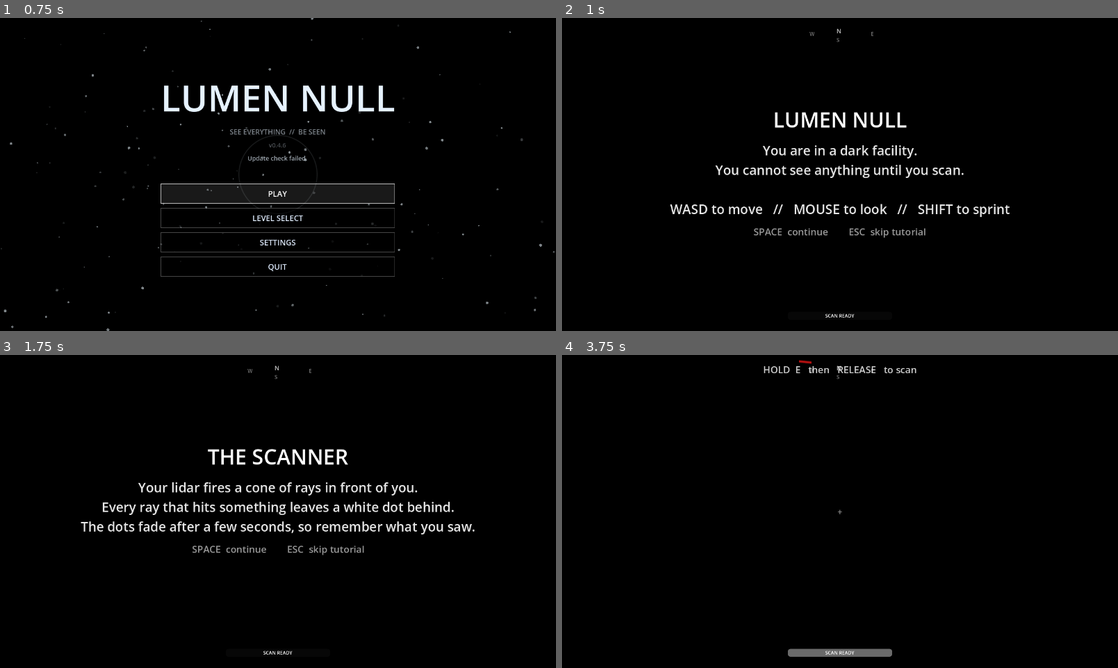
Above: before the commit, frames 1-4 (two rows, left to right).
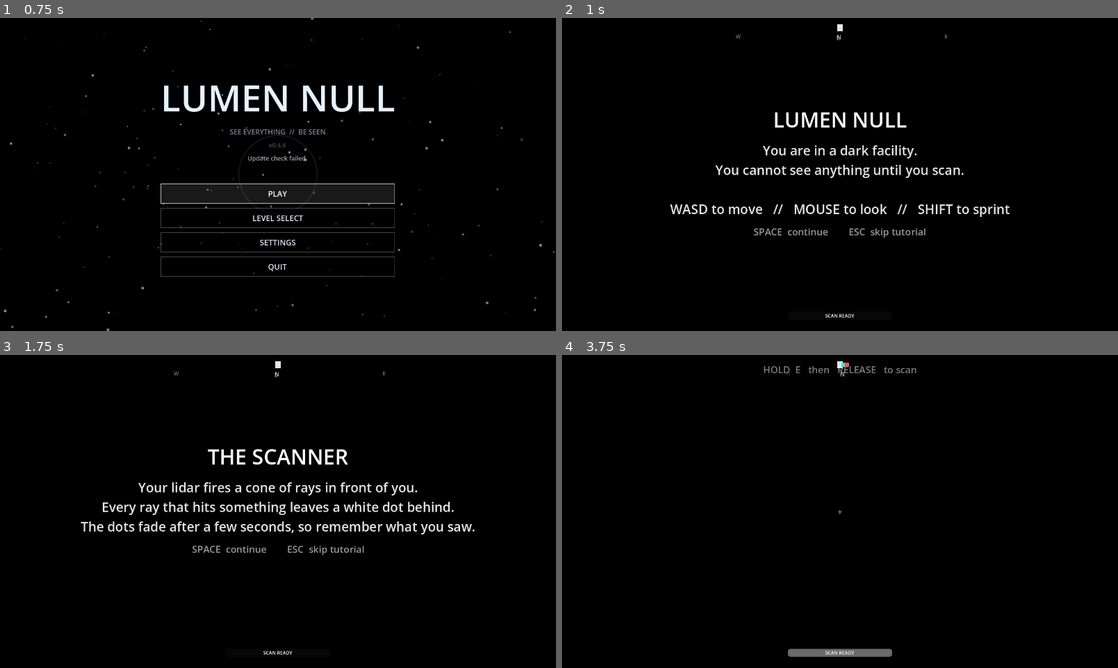
Above: after the commit, the same moments.

Repository: eliasz-git/lumen-null
Game: Godot game, scene res://scenes/title_screen.tscn
The game is run twice, just before and just after one commit, with the same random seed, the same clock (stepped at 60 frames per second) and the same inputs. Sound files missing from this copy of the repository are replaced by a short silence.
Inputs (mouse positions are in pixels of both pictures, inside the frame that each line leads up to):
- Up to frame 1 (0.75 s): click "PLAY" at 0.5 s
- Up to frame 2 (1 s): no input
- Up to frame 3 (1.75 s): tap Enter at 1.25 s; move the mouse to (305, 511) at 1.27 s; hold W (move_forward) from 1.28 s (still down); tap E (scan) at 1.35 s; tap Space (jump) at 1.52 s
- Up to frame 4 (3.75 s): keep holding W (move_forward); tap Space (jump) at 2, 2.27, 3.5 s; move the mouse to (812, 511) at 2.02 s; tap Shift (sprint) at 2.1 s; tap Enter at 2.75 s; move the mouse to (851, 505) at 2.77 s; tap R at 2.85 s; move the mouse to (834, 517) at 3.52 s; tap M at 3.6 s

Frame 1 is identical in both runs. In frame 2, less than 0.1% of the frame differs, in the area x 31-70%, y 2-8%; in frame 3, less than 0.1%; in frame 4, 0.3%, in the area x 36-64%, y 1-8%.

Commit message:
feat: Skyrim-style compass with POI icons, hunter registry in game state

Diff:
--- a/scenes/hud.tscn
+++ b/scenes/hud.tscn
@@ -213,33 +213,34 @@
 layout_mode = 0
 anchor_left = 0.5
 anchor_top = 0.0
-offset_left = -80.0
-offset_top = 16.0
-custom_minimum_size = Vector2(160, 40)
-
-[node name="CompassRing" type="TextureRect" parent="Control/Compass"]
-layout_mode = 3
-anchors_preset = 15
-expand_mode = 2
-stretch_mode = 2
-custom_minimum_size = Vector2(160, 40)
-color = Color(1, 1, 1, 0.25)
-
-[node name="CompassNeedle" type="Sprite2D" parent="Control/Compass"]
-layout_mode = 0
-anchor_left = 0.5
-anchor_top = 0.5
-offset_left = -4.0
-offset_top = -14.0
-custom_minimum_size = Vector2(8, 28)
-modulate = Color(1, 0.3, 0.3, 0.95)
+offset_left = -250.0
+offset_top = 10.0
+custom_minimum_size = Vector2(500, 40)
+
+[node name="CompassBar" type="ColorRect" parent="Control/Compass"]
+layout_mode = 3
+anchors_preset = 15
+color = Color(0, 0, 0, 0.4)
+
+[node name="CenterMarker" type="ColorRect" parent="Control/Compass"]
+layout_mode = 0
+anchor_left = 0.5
+anchor_top = 0.0
+offset_left = -6.0
+offset_top = 4.0
+custom_minimum_size = Vector2(12, 16)
+color = Color(1, 1, 1, 0.9)
+
+[node name="POIIcons" type="Control" parent="Control/Compass"]
+layout_mode = 3
+anchors_preset = 15
 
 [node name="CompassN" type="Label" parent="Control/Compass"]
 layout_mode = 0
 anchor_left = 0.5
 anchor_top = 0.0
 offset_left = -8.0
-offset_top = 4.0
+offset_top = 24.0
 text = "N"
 theme_override_colors/font_color = Color(1, 1, 1, 0.8)
 theme_override_font_sizes/font_size = 14
@@ -248,9 +249,9 @@
 [node name="CompassE" type="Label" parent="Control/Compass"]
 layout_mode = 0
 anchor_left = 1.0
-anchor_top = 0.5
+anchor_top = 0.0
 offset_left = -10.0
-offset_top = -8.0
+offset_top = 24.0
 text = "E"
 theme_override_colors/font_color = Color(1, 1, 1, 0.5)
 theme_override_font_sizes/font_size = 12
@@ -261,7 +262,7 @@
 anchor_left = 0.5
 anchor_top = 1.0
 offset_left = -8.0
-offset_top = -14.0
+offset_top = -12.0
 text = "S"
 theme_override_colors/font_color = Color(1, 1, 1, 0.5)
 theme_override_font_sizes/font_size = 12
@@ -270,9 +271,9 @@
 [node name="CompassW" type="Label" parent="Control/Compass"]
 layout_mode = 0
 anchor_left = 0.0
-anchor_top = 0.5
+anchor_top = 0.0
 offset_left = 10.0
-offset_top = -8.0
+offset_top = 24.0
 text = "W"
 theme_override_colors/font_color = Color(1, 1, 1, 0.5)
 theme_override_font_sizes/font_size = 12
--- a/scripts/game_state.gd
+++ b/scripts/game_state.gd
@@ -26,6 +26,7 @@
 var doors: Array = []       # door instances awaiting the key
 var difficulty := "normal"  # "easy" = minimap + compass, "normal" = compass, "hard" = nothing
 var cleared_levels := []    # level indices cleared at least once (unlocks difficulty selector)
+var hunters: Array = []     # hunter instances registered by level_builder
 
 @onready var _player: Node3D
 @onready var settings: Node = get_node("/root/GameSettings")
@@ -66,6 +67,10 @@
 
 func register_door(door: Node3D) -> void:
 	doors.append(door)
+
+
+func register_hunter(hunter: Node3D) -> void:
+	hunters.append(hunter)
 
 
 func collect_key() -> void:
@@ -122,6 +127,7 @@
 	elapsed = 0.0
 	tutorial_active = false
 	doors.clear()
+	hunters.clear()
 	get_tree().paused = false
 
 
--- a/scripts/hud.gd
+++ b/scripts/hud.gd
@@ -23,7 +23,8 @@
 @onready var tooltip_hint: Label = $Control/Tooltip/TooltipBox/TooltipHint
 @onready var minimap: Control = $Control/Minimap
 @onready var compass: Control = $Control/Compass
-@onready var compass_needle: Sprite2D = $Control/Compass/CompassNeedle
+@onready var center_marker: ColorRect = $Control/Compass/CenterMarker
+@onready var poi_icons: Control = $Control/Compass/POIIcons
 
 var tooltip_shown_at := 0
 var ui_scale := 1.0
@@ -282,21 +283,62 @@
 	var player: Node3D = game._player
 	if player == null:
 		return
-	# Make sure the needle has a texture (generated once)
-	if compass_needle.texture == null:
-		_compass_needle_texture()
-	# Godot 2D rotation: 0 = right, PI/2 = down, PI = left, -PI/2 = up.
-	# Player rotation.y = 0 faces +Z (north). Needle should point up when facing north.
-	compass_needle.rotation = -PI / 2.0 + player.rotation.y
-
-
-func _compass_needle_texture() -> void:
-	# Generate a small vertical bar needle texture so the Sprite2D is visible.
-	var img := Image.create(8, 28, false, Image.FORMAT_RGBA8)
-	for x in range(8):
-		for y in range(28):
-			var a = 1.0 - abs(x - 3.5) / 4.0
-			a = clampf(a, 0.0, 1.0)
-			img.set_pixel(x, y, Color(1, 0.3, 0.3, 0.95 * a))
-	var tex := ImageTexture.create_from_image(img)
-	compass_needle.texture = tex
+	# Player forward angle in XZ plane (Godot default forward is -Z)
+	var forward_dir := (-player.global_transform.basis.z).normalized()
+	var forward_angle := atan2(forward_dir.x, forward_dir.z)
+
+	var bar_width := compass.custom_minimum_size.x
+	var center_x := bar_width * 0.5
+	var scale := bar_width / (2.0 * PI)
+
+	# Cardinal labels (fixed absolute directions, slide relative to facing)
+	var cardinals := {
+		"CompassN": Vector3(0, 0, -1),
+		"CompassE": Vector3(1, 0, 0),
+		"CompassS": Vector3(0, 0, 1),
+		"CompassW": Vector3(-1, 0, 0),
+	}
+	for label_name in cardinals.keys():
+		var label := compass.get_node(label_name)
+		var dir: Vector3 = cardinals[label_name]
+		var dir_angle := atan2(dir.x, dir.z)
+		var rel := _compass_norm(forward_angle - dir_angle)
+		var sx := center_x + rel * scale
+		label.position = Vector2(sx - 8.0, label.position.y)
+		var alpha := clampf(1.0 - abs(rel) / (PI * 0.7), 0.0, 1.0)
+		label.modulate = Color(1, 1, 1, alpha)
+
+	# Clear old POI icons
+	for c in poi_icons.get_children():
+		c.queue_free()
+
+	# Gather POIs: exit gate + hunters
+	var pois := []
+	var exit_beacon := get_tree().get_first_node_in_group("beacon")
+	if exit_beacon != null:
+		pois.append({"pos": exit_beacon.global_position, "color": Color(0, 1, 1, 1)})
+	for h in game.hunters:
+		if h is Node3D:
+			pois.append({"pos": h.global_position, "color": Color(1, 0.3, 0.3, 1)})
+
+	for poi in pois:
+		var dir_to_poi: Vector3 = (poi["pos"] - player.global_position).normalized()
+		var dir_angle := atan2(dir_to_poi.x, dir_to_poi.z)
+		var rel := _compass_norm(forward_angle - dir_angle)
+		var sx := center_x + rel * scale
+		if abs(rel) > PI * 0.66:
+			continue
+		var icon := ColorRect.new()
+		icon.custom_minimum_size = Vector2(10, 10)
+		icon.color = poi["color"]
+		poi_icons.add_child(icon)
+		icon.position = Vector2(sx - 5.0, 8.0)
+
+
+func _compass_norm(a: float) -> float:
+	var result := a
+	while result > PI:
+		result -= 2.0 * PI
+	while result < -PI:
+		result += 2.0 * PI
+	return result
--- a/scripts/level_builder.gd
+++ b/scripts/level_builder.gd
@@ -60,6 +60,7 @@
 		hunter.chase_radius = def["chase_radius"]
 		hunter.noise_radius = def["noise_radius"]
 		$Enemies.add_child(hunter)
+		game.register_hunter(hunter)
 
 	if marks.has("K"):
 		var key = KEY.instantiate()
